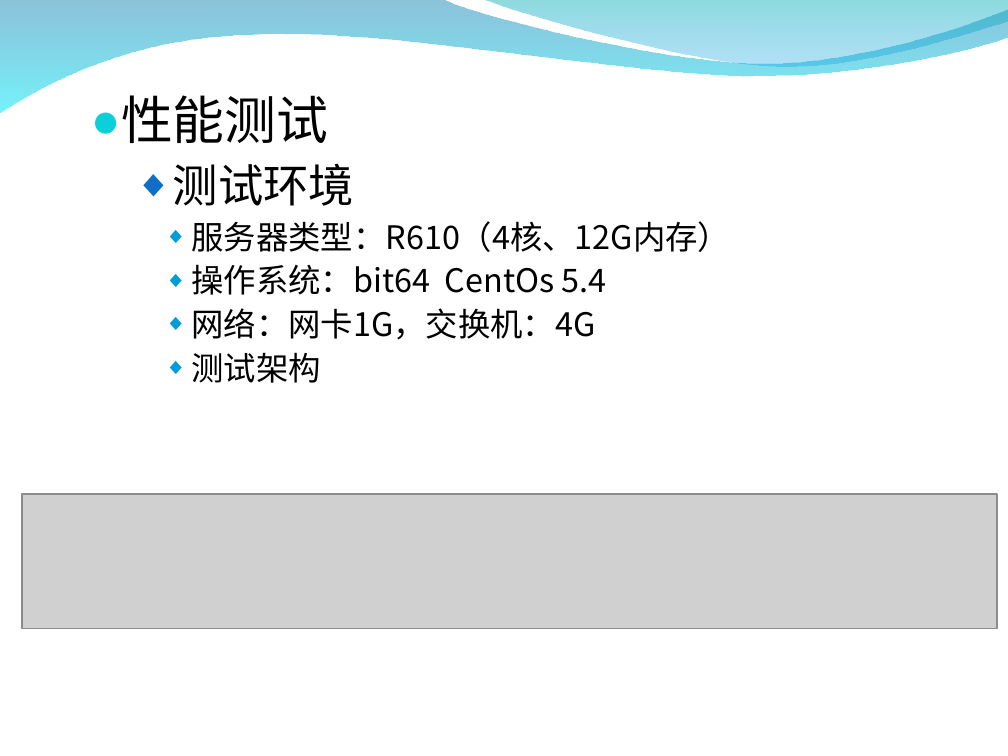
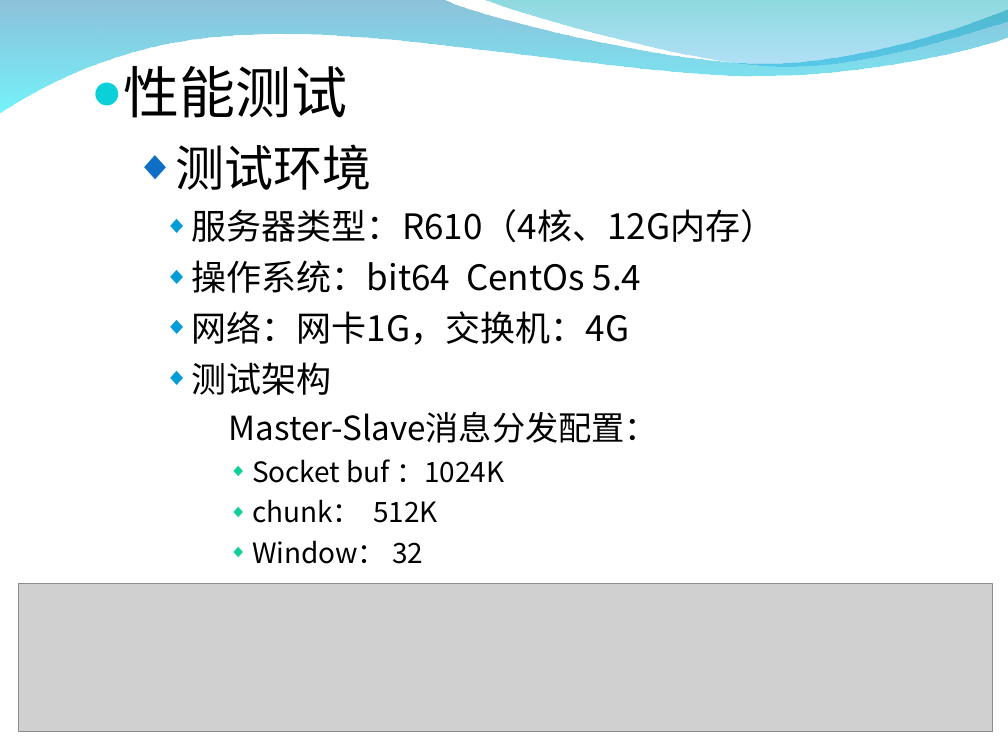
Before and after one commit to zxf1864/cwinux-mq, a slide deck: slide 22 of mq/doc/introduce.ppt. Drawn at 1008x756 pixels with LibreOffice and Linux fonts; fonts in the diff are those of the drawing; grey boxes stand for pictures; background and template pictures are left out. Boxes give left, top, right and bottom in pixels: in the first picture for what was removed or moved away, otherwise in the second. Text is boxed around its words. In the diff, an @@ line names an element or a change of style, - is before the commit and + after.

```diff
--- a/mq/doc/introduce.ppt
+++ b/mq/doc/introduce.ppt
@@ text "性能测试": place and size @@
-text "性能测试" at box(121, 95, 731, 383)
+text "性能测试" at box(123, 66, 776, 564)
@@ text at box(123, 66, 776, 395): size 29.6 to 32 pt in "性能测试"; size 25.9 to 28 pt in "测试环境"; size 18.5 to 20 pt in "服务器类型：R610（4核、12G内存）", "操作系统：bit64 CentOs 5.4", "网络：网卡1G，交换机：4G", "测试架构"; line spacing 0.9 to 1 @@
@@ text at box(229, 412, 658, 564): paragraphs added @@
+      Master-Slave消息分发配置：
+        ◆ Socket buf ：1024K
+        ◆ chunk： 512K
+        ◆ Window： 32
@@ picture: place and size @@
-picture at box(21, 494, 997, 629)
+picture at box(19, 583, 993, 732)
```
Also in this commit, not shown: 1 other slide changed, 5 other files.
